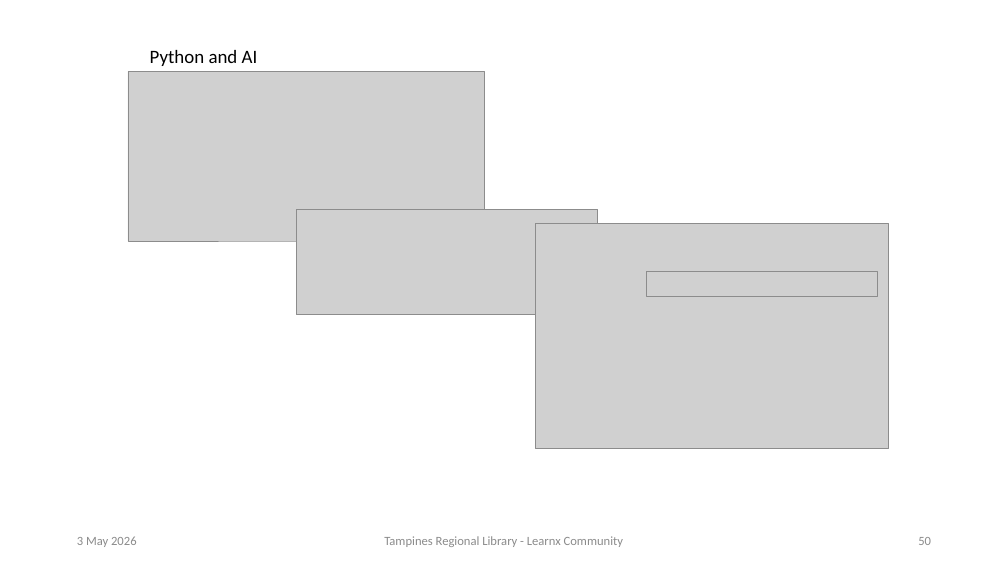
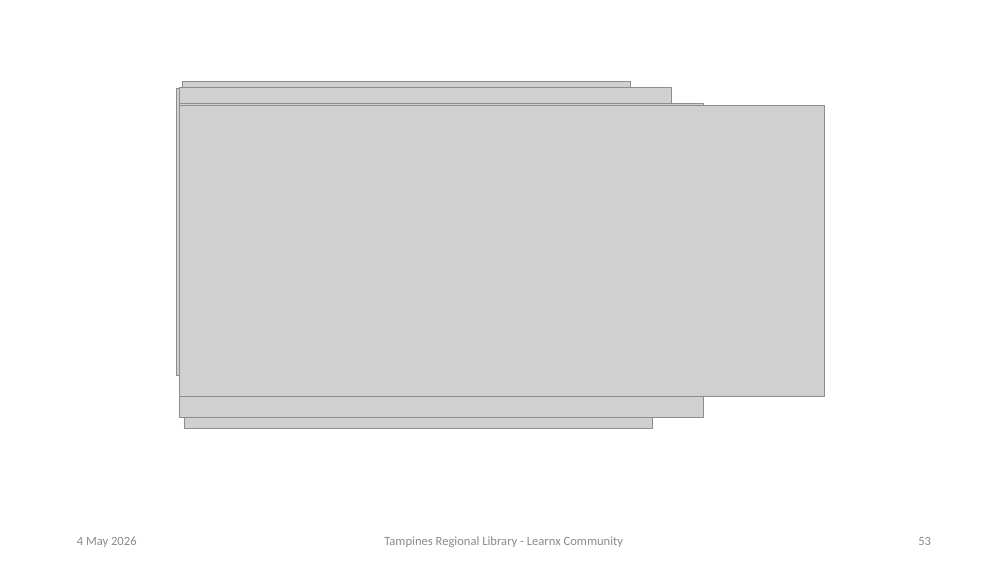
Before and after one commit to ssgoh/Pi-Python-Workshop, a slide deck: slide 53 of Pi Pico Python Course with Picozero Library.pptx (slide 50 before the commit). Drawn at 1008x567 pixels with LibreOffice and Linux fonts; fonts in the diff are those of the drawing; grey boxes stand for pictures. Boxes give left, top, right and bottom in pixels: in the first picture for what was removed or moved away, otherwise in the second. Text is boxed around its words. In the diff, an @@ line names an element or a change of style, - is before the commit and + after.

```diff
--- a/Pi Pico Python Course with Picozero Library.pptx
+++ b/Pi Pico Python Course with Picozero Library.pptx
@@ text removed at <box>150,50,258,66</box> @@
-Python and AI
@@ picture added at <box>176,88,661,375</box> @@
@@ picture added at <box>179,88,671,358</box> @@
@@ picture: place and size @@
-picture at <box>128,72,485,241</box>
+picture at <box>183,82,631,340</box>
@@ picture added at <box>179,104,704,418</box> @@
@@ picture added at <box>180,106,824,397</box> @@
@@ picture added at <box>184,104,653,428</box> @@
@@ picture removed at <box>296,209,598,315</box> @@
@@ picture removed at <box>535,223,889,448</box> @@
@@ picture removed at <box>647,271,877,296</box> @@
@@ text at <box>77,536,137,547</box>: text changed @@
-3 May 2026
+4 May 2026
@@ page number at <box>918,537,931,545</box>: text changed @@
-50
+53
```
Also in this commit, not shown: 52 other slides changed, 5 slides added, 2 other files.
